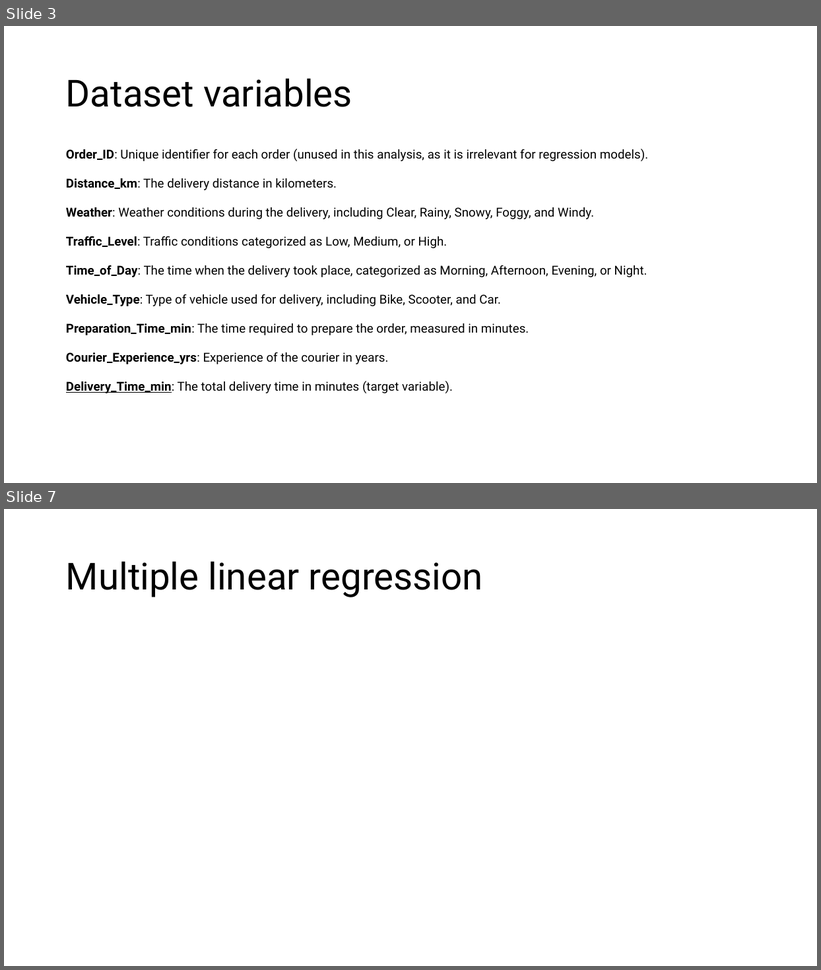
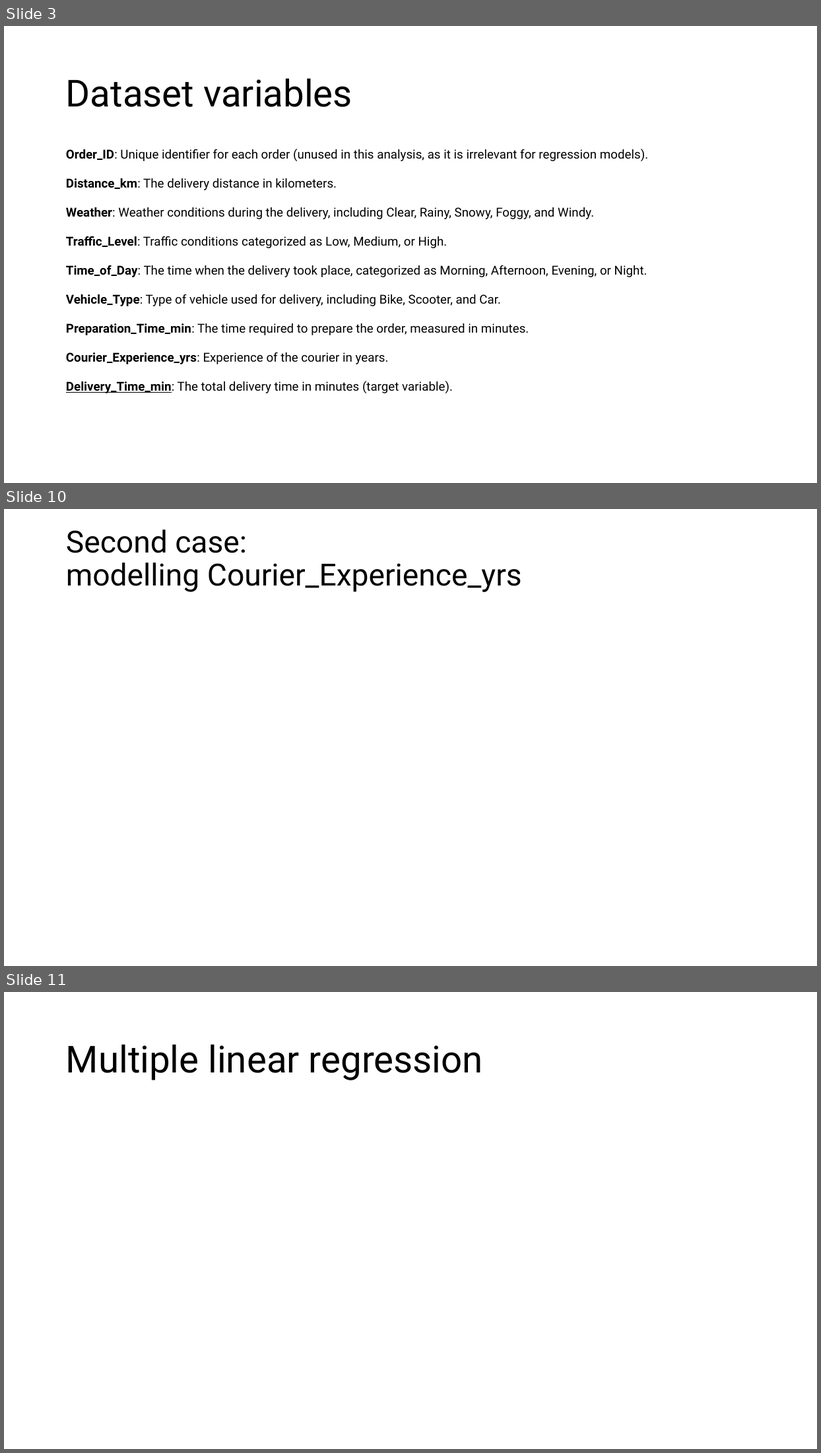
Before and after one commit to DanieleGotti/Food_Delivery_Time_Prediction, a slide deck: Presentazione_progetto.pptx. Shown one above the other, each under a label of ours: slides 3 and 7 before the commit, slides 3, 10 and 11 after it; the slides between them are not shown. The pictures are 821x970 and 821x1453 pixels, drawn with LibreOffice and Linux fonts; fonts in the diff are those of the drawing. Boxes give left, top, right and bottom in pixels: in the first picture for what was removed or moved away, otherwise in the second. Text is boxed around its words. In the diff, an @@ line names an element or a change of style, - is before the commit and + after.

```diff
--- a/Presentazione_progetto.pptx
+++ b/Presentazione_progetto.pptx
@@ slide 10 added at (x1=4, y1=509, x2=817, y2=966), background #FFFFFF @@
@@ title added at (x1=66, y1=529, x2=522, y2=592), 36 pt, text #000000 @@
+Second case:
+modelling Courier_Experience_yrs
@@ what was slide 7 is now slide 11 @@
```
Also in this commit, not shown: 3 slides changed, 4 other slides added, 1 slide removed, 2 other files.
